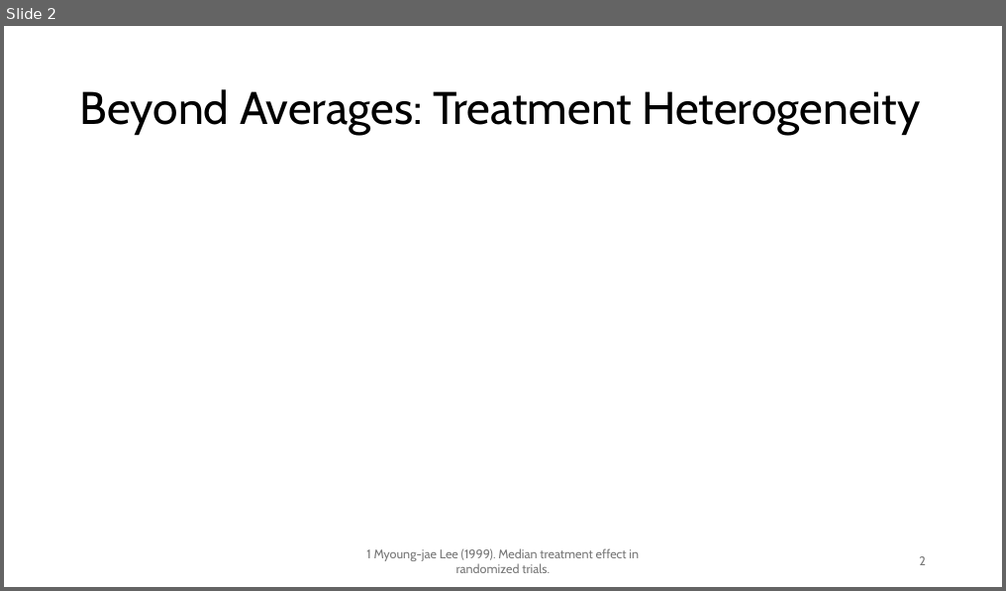
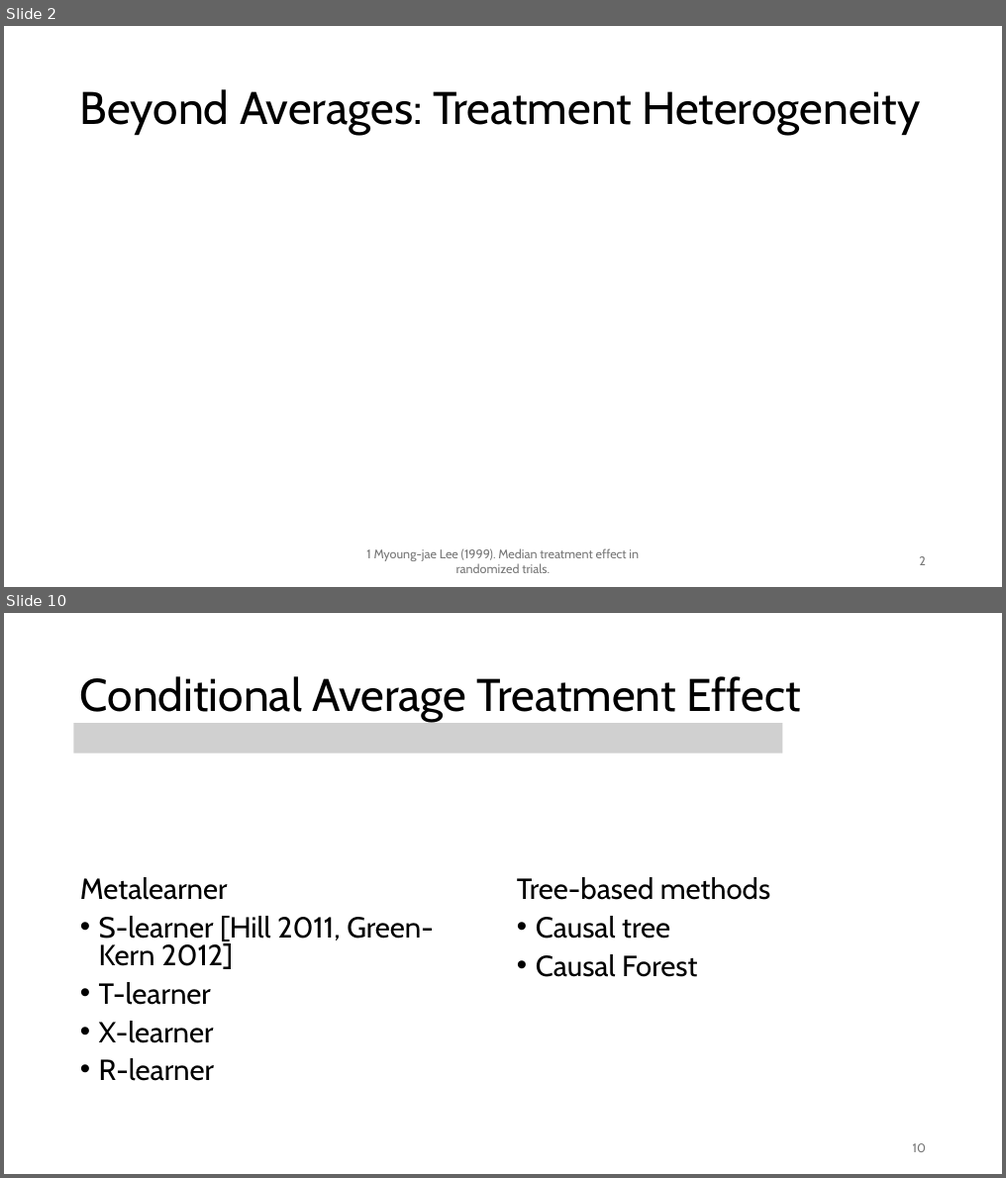
Before and after one commit to chasehmathis/dkw-ind-treat-effect, a slide deck: dkw-po-presentation.pptx. Shown one above the other, each under a label of ours: slide 2 before the commit, slides 2 and 10 after it; the slides between them are not shown. The pictures are 1006x591 and 1006x1178 pixels, drawn with LibreOffice and Linux fonts; fonts in the diff are those of the drawing; grey boxes stand for pictures. Boxes give left, top, right and bottom in pixels: in the first picture for what was removed or moved away, otherwise in the second. Text is boxed around its words. In the diff, an @@ line names an element or a change of style, - is before the commit and + after.

```diff
--- a/dkw-po-presentation.pptx
+++ b/dkw-po-presentation.pptx
@@ slide 10 added at [4, 613, 1002, 1174], background #FFFFFF @@
@@ title added at [80, 676, 800, 722], 44 pt, text #000000 @@
+Conditional Average Treatment Effect
@@ picture added at [73, 723, 782, 753] @@
@@ text added at [80, 877, 434, 1081], 28 pt, text #000000 @@
+Metalearner
+• S-learner [Hill 2011, Green-Kern 2012]
+• T-learner
+• X-learner
+• R-learner
@@ text added at [517, 877, 770, 977], 28 pt, text #000000 @@
+Tree-based methods
+• Causal tree
+• Causal Forest
@@ page number added at [913, 1144, 926, 1153], 12 pt, text #797979 @@
+10
```
Also in this commit, not shown: 1 slide changed, 8 other slides added, 11 other files.
